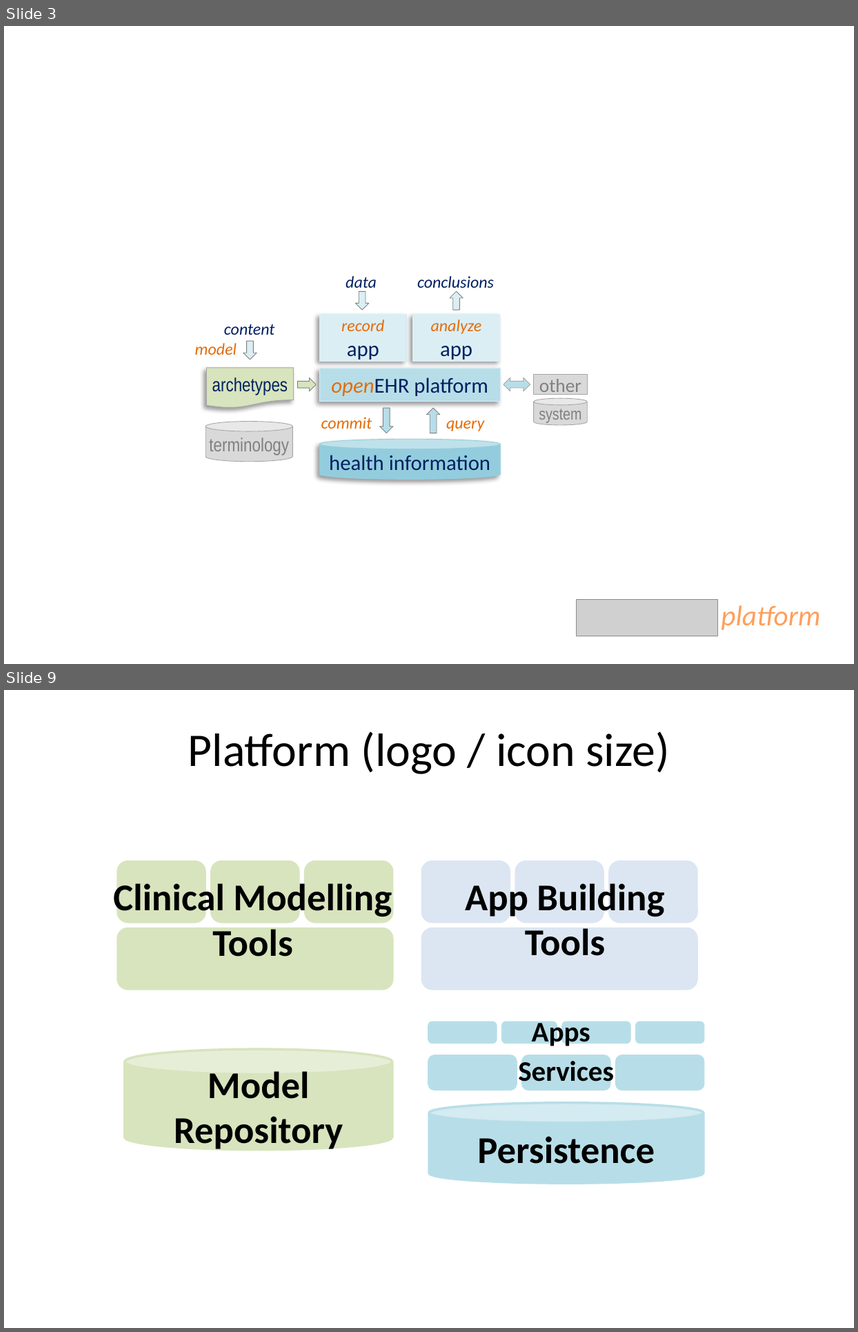
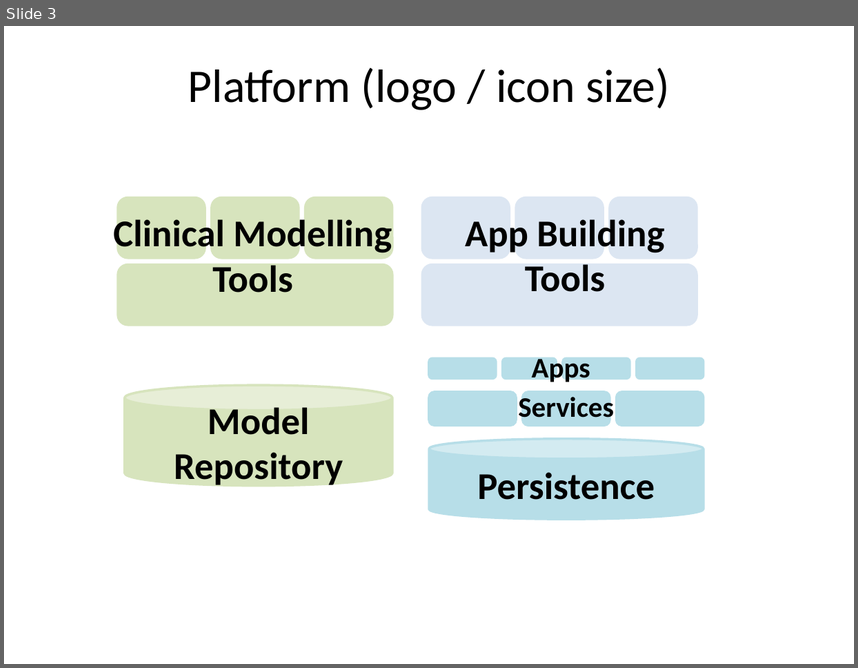
Before and after one commit to openEHR/openehr-website-php, a slide deck: files/diagrams/openEHR-diagrams.pptx. Shown one above the other, each under a label of ours: slides 3 and 9 before the commit, slide 3 after it; the slides between them are not shown. The pictures are 858x1332 and 858x668 pixels, drawn with LibreOffice and Linux fonts; fonts in the diff are those of the drawing; grey boxes stand for pictures. Boxes give left, top, right and bottom in pixels: in the first picture for what was removed or moved away, otherwise in the second. Text is boxed around its words. In the diff, an @@ line names an element or a change of style, - is before the commit and + after.

Commit message:
Improve 'what is openEHR' page.

```diff
--- a/files/diagrams/openEHR-diagrams.pptx
+++ b/files/diagrams/openEHR-diagrams.pptx
@@ slide 3 removed at (x1=4, y1=26, x2=854, y2=664), background #FFFFFF @@
@@ text removed at (x1=346, y1=276, x2=377, y2=292) @@
-data
@@ down arrow removed at (x1=355, y1=291, x2=369, y2=310) @@
@@ text removed at (x1=417, y1=276, x2=494, y2=292) @@
-conclusions
@@ down arrow removed at (x1=450, y1=291, x2=463, y2=310) @@
@@ rectangle removed at (x1=319, y1=314, x2=406, y2=361) @@
-record
-app
@@ rectangle removed at (x1=413, y1=314, x2=499, y2=361) @@
-analyze
-app
@@ text removed at (x1=224, y1=324, x2=275, y2=334) @@
-content
@@ text removed at (x1=195, y1=343, x2=237, y2=354) @@
-model
@@ down arrow removed at (x1=243, y1=341, x2=257, y2=359) @@
@@ flow chart document removed at (x1=206, y1=368, x2=293, y2=408) @@
-archetypes
@@ rectangle removed at (x1=319, y1=368, x2=500, y2=401) @@
-openEHR platform
@@ rectangle removed at (x1=534, y1=374, x2=587, y2=395) @@
-other
@@ down arrow removed at (x1=297, y1=378, x2=316, y2=392) @@
@@ left right arrow removed at (x1=504, y1=378, x2=530, y2=392) @@
@@ text removed at (x1=321, y1=417, x2=372, y2=428) @@
-commit
@@ down arrow removed at (x1=380, y1=408, x2=393, y2=433) @@
@@ down arrow removed at (x1=426, y1=408, x2=440, y2=433) @@
@@ cylinder removed at (x1=534, y1=399, x2=587, y2=425) @@
-system
@@ cylinder removed at (x1=205, y1=421, x2=292, y2=461) @@
-terminology
@@ cylinder removed at (x1=319, y1=439, x2=500, y2=479) @@
-health information
@@ text removed at (x1=446, y1=420, x2=484, y2=431) @@
-query
@@ picture removed at (x1=576, y1=599, x2=718, y2=635) @@
@@ text removed at (x1=721, y1=605, x2=820, y2=630) @@
-platform
@@ what was slide 9 is now slide 3 @@
```
Also in this commit, not shown: 7 slides changed, 4 slides added, 8 other slides removed, 3 other files.
